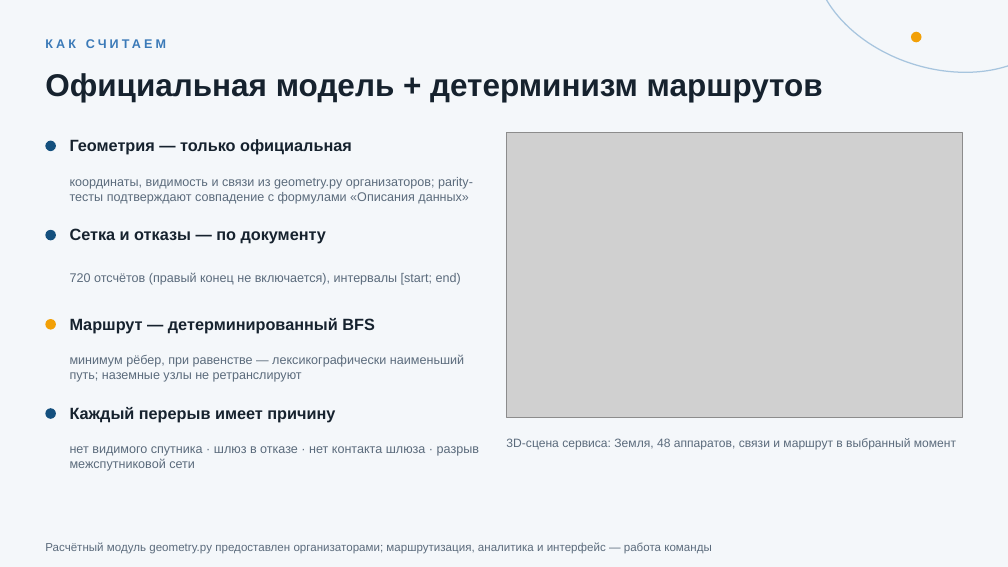
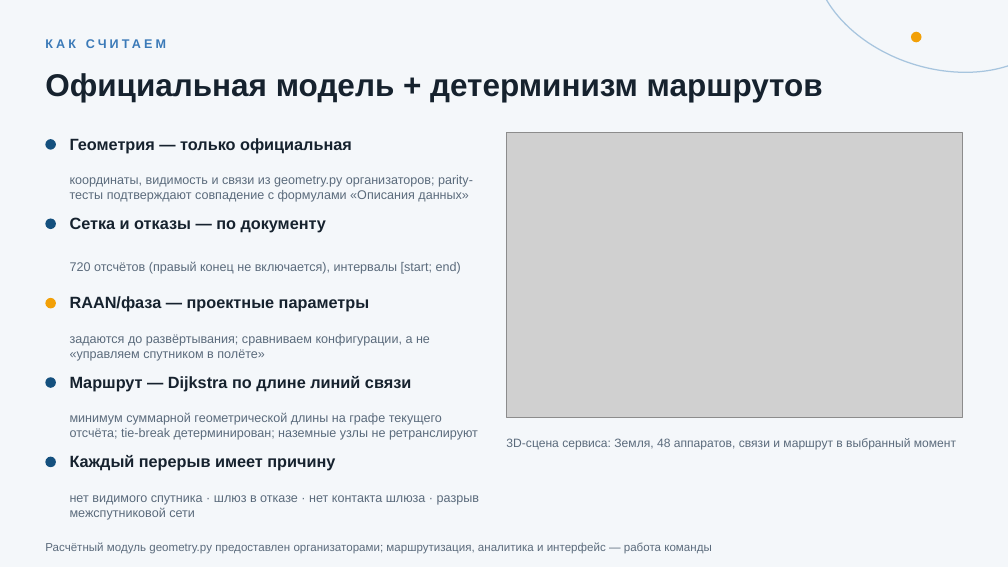
Before and after one commit to ivergit88/cosmohak, a slide deck: slide 4 of presentation/КосмоХакатон_защита.pptx. Drawn at 1008x567 pixels with LibreOffice and Linux fonts; fonts in the diff are those of the drawing; grey boxes stand for pictures. Boxes give left, top, right and bottom in pixels: in the first picture for what was removed or moved away, otherwise in the second. Text is boxed around its words. In the diff, an @@ line names an element or a change of style, - is before the commit and + after.

Commit message:
Ревью-ик2: Dijkstra по умолчанию, строгий result JSON, все поля JSON в UI, torture-тесты валидации, stale/optimizer фиксы
- min_distance (минимум суммарной длины) — стратегия по умолчанию; BFS — baseline
- result.json строго по схеме cosmo-A-result-1.0; сводки вынесены в analysis_report
- UI: редакторы satellites (id/plane/slot/batch), ground_sites (роль/имя/коорд), meta.title
- fix: сохранение варианта при смене стратегии; динамический stale-warning;
  optimizer подтверждает улучшение на полной сетке; tick_at floor; ZeroDivision в валидаторе
- 131 тест (+44 граничных кейса валидации), requirements зафиксированы
- DEMO под регламент 4 минуты; презентация обновлена

```diff
--- a/presentation/КосмоХакатон_защита.pptx
+++ b/presentation/КосмоХакатон_защита.pptx
@@ 2 texts, 1 ellipse: place and size @@
-2 texts, 1 ellipse at (45, 228, 461, 285)
+2 texts, 1 ellipse at (45, 217, 461, 274)
@@ ellipse: place and size @@
-ellipse at (45, 319, 56, 330)
+ellipse at (45, 298, 56, 309)
@@ text at (70, 296, 369, 312): text changed @@
-Маршрут — детерминированный BFS
+RAAN/фаза — проектные параметры
@@ text at (70, 334, 430, 361): text changed @@
-минимум рёбер, при равенстве — лексикографически наименьший путь; наземные узлы не ретранслируют
+задаются до развёртывания; сравниваем конфигурации, а не «управляем спутником в полёте»
@@ ellipse: place and size @@
-ellipse at (45, 408, 56, 419)
+ellipse at (45, 377, 56, 388)
@@ text added at (70, 376, 411, 392), 15.5 pt, text #16222E, bold @@
+Маршрут — Dijkstra по длине линий связи
@@ text added at (70, 412, 478, 440), 12 pt, text #5B6B7C @@
+минимум суммарной геометрической длины на графе текущего отсчёта; tie-break детерминирован; наземные узлы не ретранслируют
@@ text "Каждый перерыв имеет причину": place and size @@
-text "Каждый перерыв имеет причину" at (70, 407, 335, 423)
+text "Каждый перерыв имеет причину" at (70, 455, 335, 471)
@@ ellipse added at (45, 457, 56, 467), fill #14507E @@
@@ text "нет видимого спутника · шлюз ...": place and size @@
-text "нет видимого спутника · шлюз ..." at (70, 446, 479, 471)
+text "нет видимого спутника · шлюз ..." at (70, 495, 479, 520)
```
Also in this commit, not shown: 2 other slides changed, 18 other files.
